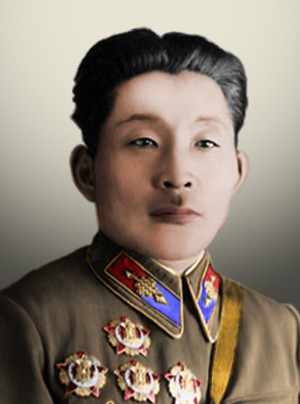
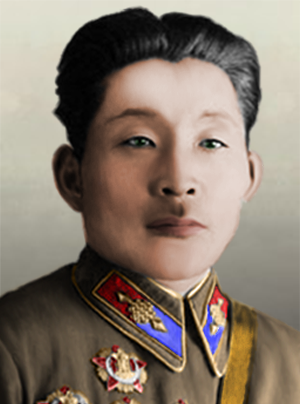
Layered file, before and after one edit (300x404). Changes by layer:
painted on "Кривые 1" over <box>0,3,300,404</box>
removed layer "Слой 3" over <box>0,0,300,404</box>
added layer "vWmntjyVno0" over <box>0,0,300,404</box>
